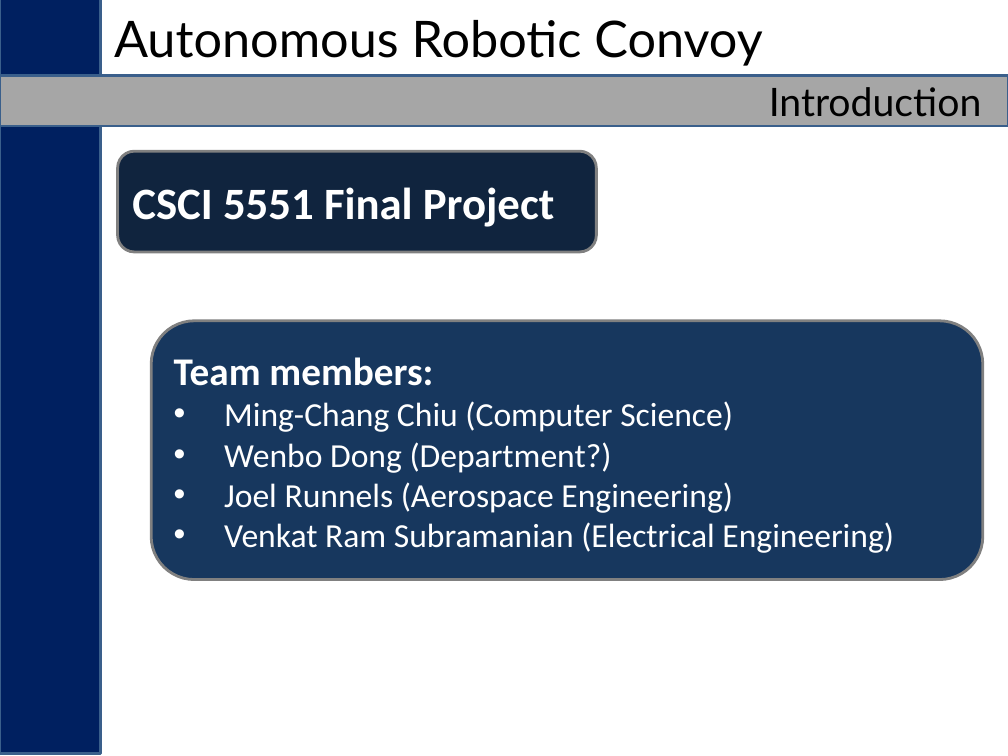
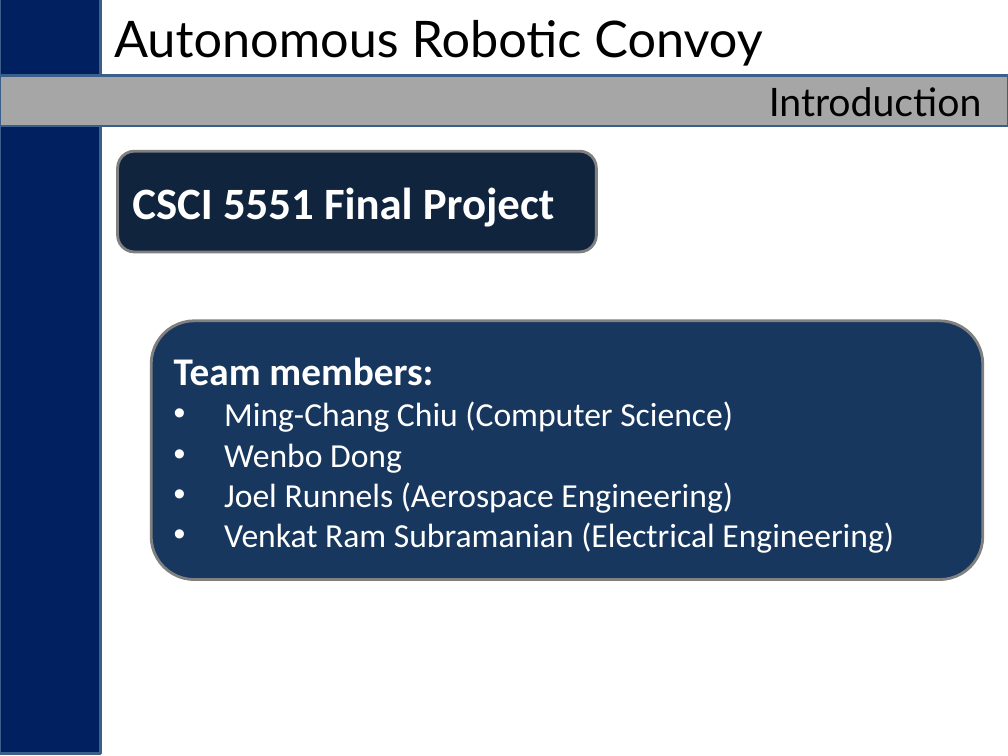
Before and after one commit to charismaticchiu/Robotics, a slide deck: slide 1 of csci5551_project_presentation_2014-12-08_a.pptx. Drawn at 1008x756 pixels with LibreOffice and Linux fonts; fonts in the diff are those of the drawing. Boxes give left, top, right and bottom in pixels: in the first picture for what was removed or moved away, otherwise in the second. Text is boxed around its words. In the diff, an @@ line names an element or a change of style, - is before the commit and + after.

Commit message:
upload slides

```diff
--- a/csci5551_project_presentation_2014-12-08_a.pptx
+++ b/csci5551_project_presentation_2014-12-08_a.pptx
@@ text in rounded rectangle at (224, 443, 402, 473): text changed @@
-• Wenbo Dong (Department?)
+• Wenbo Dong
```
